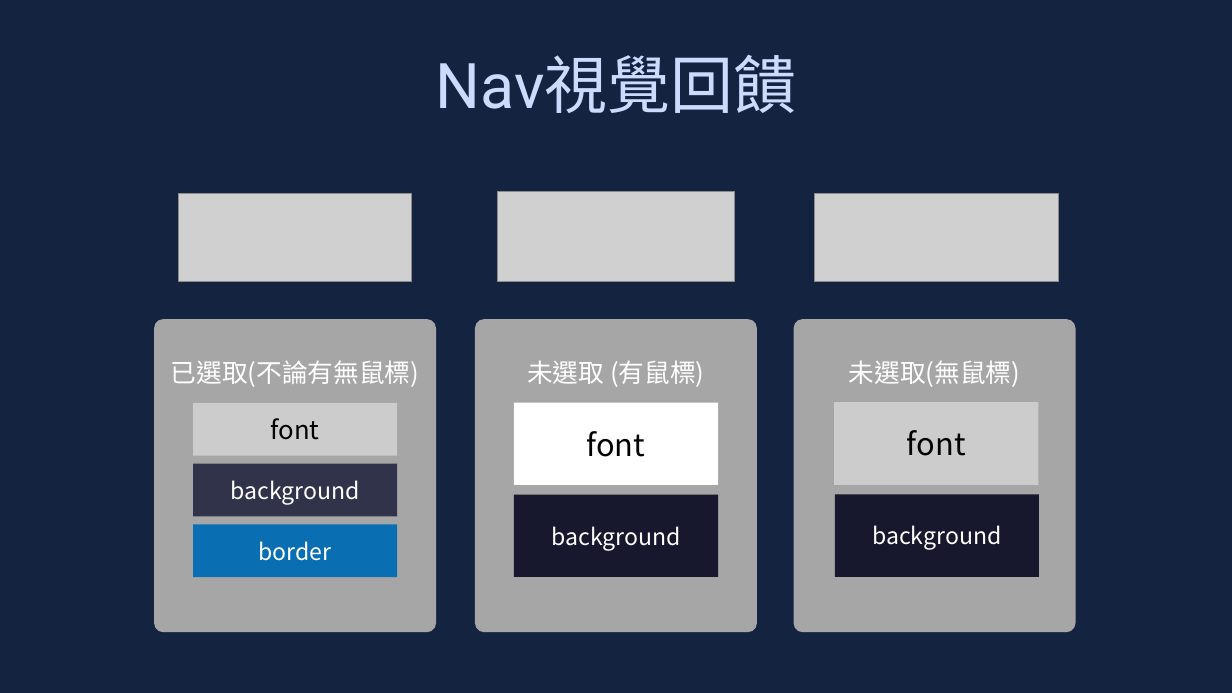
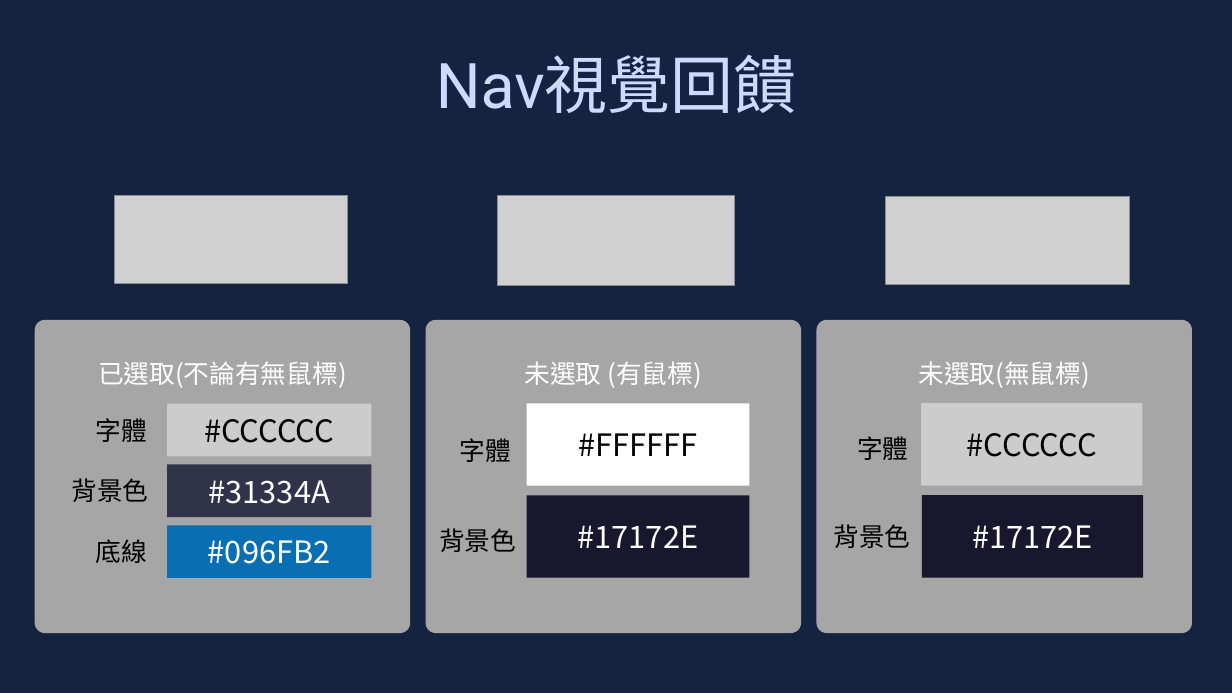
Before and after one commit to leonasdev/WebMidProject, a slide deck: slide 11 of 企劃書.pptx. Drawn at 1232x693 pixels with LibreOffice and Linux fonts; fonts in the diff are those of the drawing; grey boxes stand for pictures. Boxes give left, top, right and bottom in pixels: in the first picture for what was removed or moved away, otherwise in the second. Text is boxed around its words. In the diff, an @@ line names an element or a change of style, - is before the commit and + after.

Commit message:
視覺回饋加上色碼

```diff
--- a/企劃書.pptx
+++ b/企劃書.pptx
@@ picture: place and size @@
-picture at <box>179,193,412,282</box>
+picture at <box>115,195,348,284</box>
@@ picture: place and size @@
-picture at <box>498,191,735,282</box>
+picture at <box>498,195,735,286</box>
@@ picture: place and size @@
-picture at <box>814,193,1059,282</box>
+picture at <box>885,196,1130,285</box>
@@ rounded rectangle "已選取(不論有無鼠標)": place and size @@
-rounded rectangle "已選取(不論有無鼠標)" at <box>154,319,436,632</box>
+rounded rectangle "已選取(不論有無鼠標)" at <box>35,320,410,633</box>
@@ rounded rectangle "未選取 (有鼠標)": place and size @@
-rounded rectangle "未選取 (有鼠標)" at <box>475,319,757,632</box>
+rounded rectangle "未選取 (有鼠標)" at <box>426,320,801,633</box>
@@ rounded rectangle "未選取(無鼠標)": place and size @@
-rounded rectangle "未選取(無鼠標)" at <box>794,319,1076,632</box>
+rounded rectangle "未選取(無鼠標)" at <box>817,320,1192,633</box>
@@ text added at <box>96,418,147,442</box>, 20 pt, text #000000 @@
+字體
@@ text in rectangle at <box>204,419,334,443</box>: text changed; size 20 to 24 pt @@
-font
+#CCCCCC
@@ rectangle "#FFFFFF": place and size @@
-rectangle "#FFFFFF" at <box>514,403,718,485</box>
+rectangle "#FFFFFF" at <box>527,404,750,486</box>
@@ rectangle "#CCCCCC": place and size @@
-rectangle "#CCCCCC" at <box>835,402,1039,484</box>
+rectangle "#CCCCCC" at <box>921,403,1142,485</box>
@@ text added at <box>460,438,511,462</box>, 20 pt, text #000000 @@
+字體
@@ text in rectangle at <box>578,433,697,456</box>: text changed @@
-font
+#FFFFFF
@@ text added at <box>857,436,908,460</box>, 20 pt, text #000000 @@
+字體
@@ text in rectangle at <box>967,433,1097,457</box>: text changed @@
-font
+#CCCCCC
@@ text added at <box>71,478,148,502</box>, 20 pt, text #000000 @@
+背景色
@@ 3 rectangles: place and size @@
-3 rectangles at <box>193,403,397,578</box>
+3 rectangles at <box>167,404,372,578</box>
@@ text in rectangle at <box>209,480,330,504</box>: text changed; size 18 to 24 pt @@
-background
+#31334A
@@ rectangle "#17172E": place and size @@
-rectangle "#17172E" at <box>514,494,718,577</box>
+rectangle "#17172E" at <box>527,495,750,578</box>
@@ rectangle "#17172E": place and size @@
-rectangle "#17172E" at <box>835,494,1039,577</box>
+rectangle "#17172E" at <box>922,495,1143,578</box>
@@ text added at <box>96,539,147,563</box>, 20 pt, text #000000 @@
+底線
@@ text added at <box>439,528,516,552</box>, 20 pt, text #000000 @@
+背景色
@@ text in rectangle at <box>578,525,699,548</box>: text changed; size 18 to 24 pt @@
-background
+#17172E
@@ text added at <box>833,524,910,548</box>, 20 pt, text #000000 @@
+背景色
@@ text in rectangle at <box>972,525,1093,548</box>: text changed; size 18 to 24 pt @@
-background
+#17172E
@@ text in rectangle at <box>208,540,331,564</box>: text changed; size 18 to 24 pt @@
-border
+#096FB2
```
